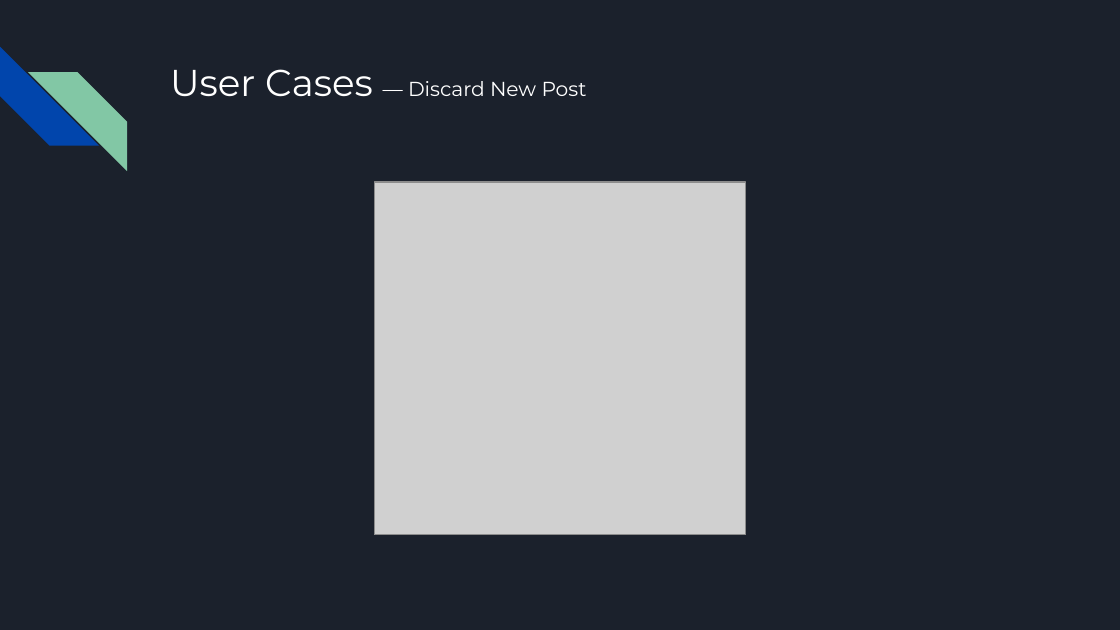
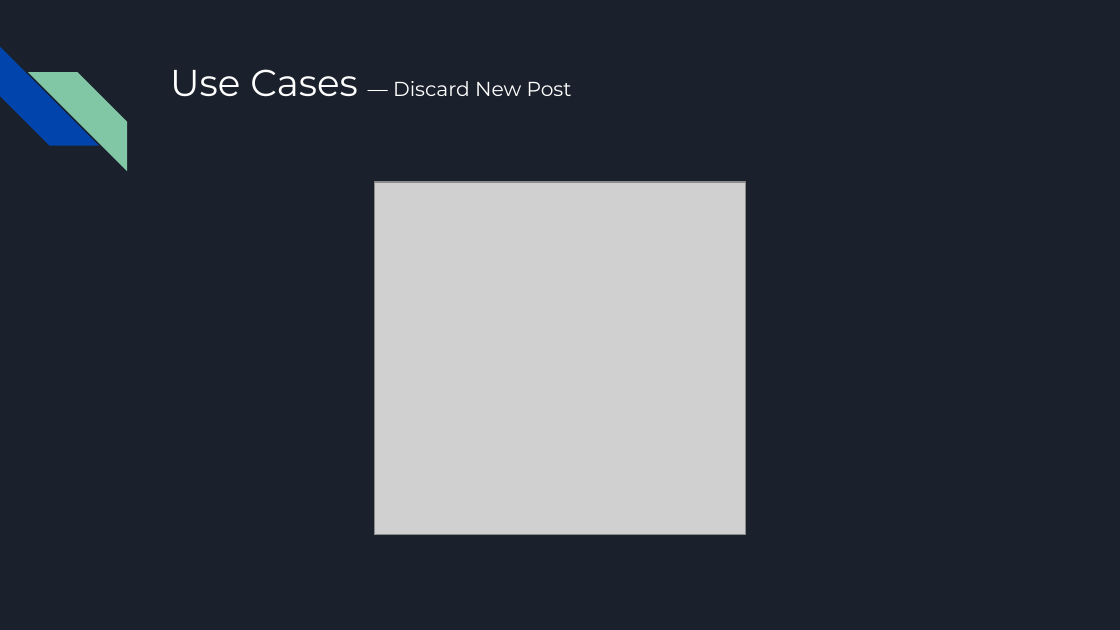
Before and after one commit to ivovi2/SHOUTING-PINWALL, a slide deck: slide 13 of SHOUTING-PINWALL.pptx. Drawn at 1120x630 pixels with LibreOffice and Linux fonts; fonts in the diff are those of the drawing; grey boxes stand for pictures. Boxes give left, top, right and bottom in pixels: in the first picture for what was removed or moved away, otherwise in the second. Text is boxed around its words. In the diff, an @@ line names an element or a change of style, - is before the commit and + after.

```diff
--- a/SHOUTING-PINWALL.pptx
+++ b/SHOUTING-PINWALL.pptx
@@ title at box(170, 69, 572, 97): text changed @@
-User Cases — Discard New Post
+Use Cases — Discard New Post
```
Also in this commit, not shown: 8 other slides changed.
